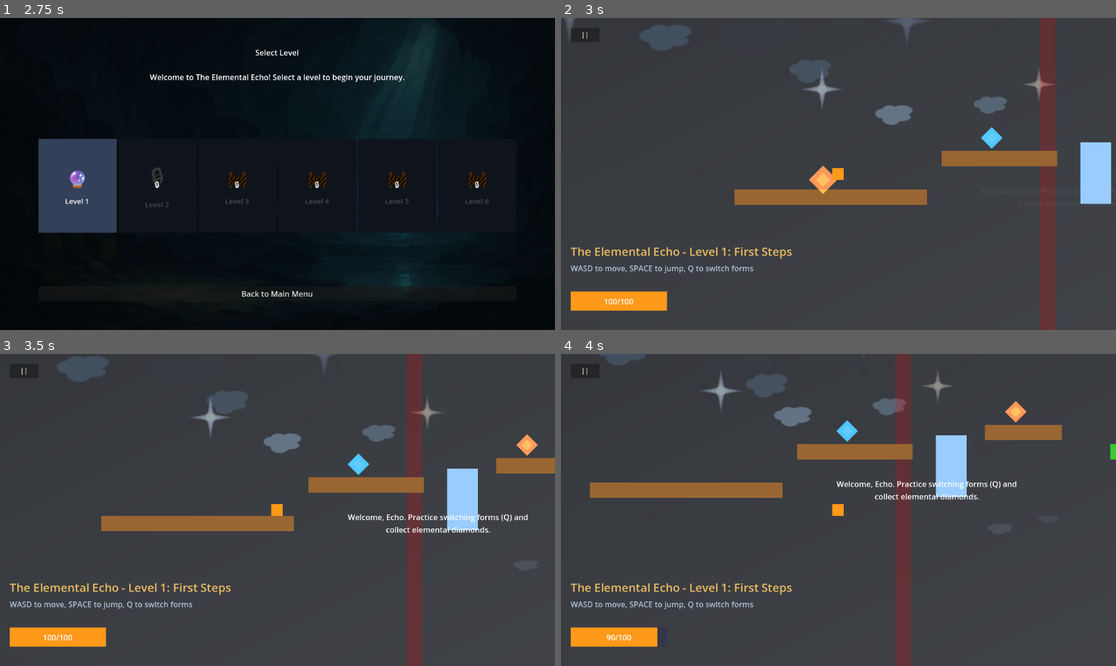
Above: before the commit, frames 1-4 (two rows, left to right).
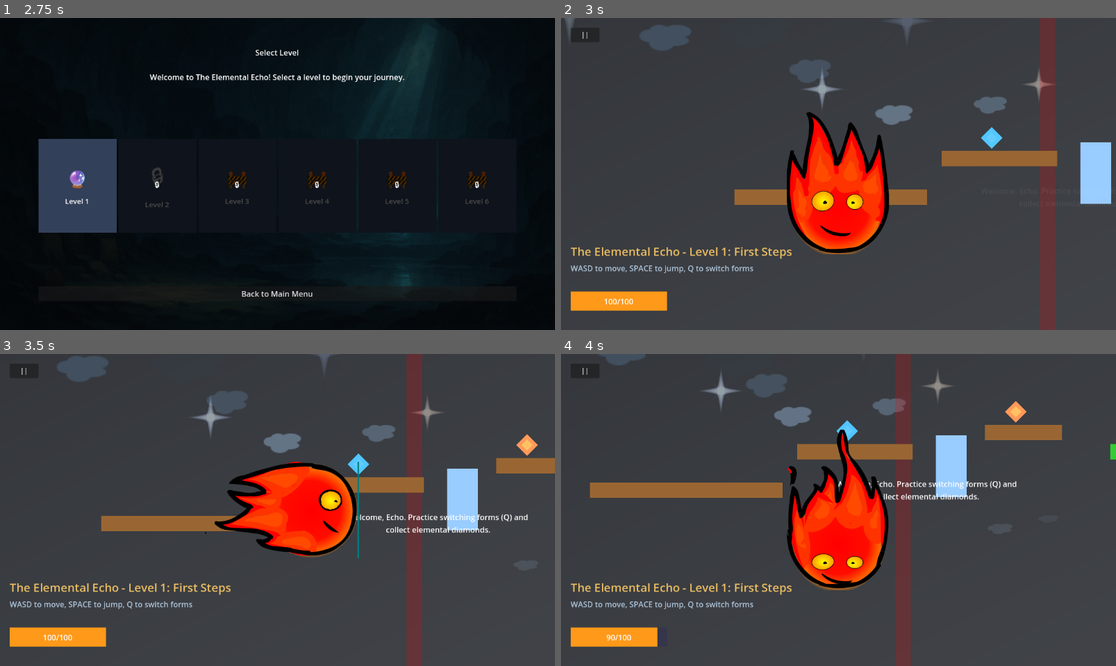
Above: after the commit, the same moments.

Repository: pranjalekhande/the-elemental-echo
Game: Godot game, scene res://scenes/ui/menus/StartMenu.tscn
Two runs of this game, one before a commit and one after it. Both use one fixed random seed, a clock stepped at 60 frames per second and the inputs below.
Inputs (mouse positions are in pixels of both pictures, inside the frame that each line leads up to):
- Up to frame 1 (2.75 s): click (416, 280) at 0.5 s; click "Back to Main Menu" at 1.25 s; click (416, 280) at 2 s
- Up to frame 2 (3 s): tap Enter (ui_accept) at 2.75 s; move the mouse to (638, 186) at 2.77 s; hold Right (ui_right) from 2.78 s (still down); tap Q at 2.85 s; click (638, 186) at 2.92 s
- Up to frame 3 (3.5 s): keep holding Right (ui_right); tap Enter (ui_accept) at 3.02 s
- Up to frame 4 (4 s): keep holding Right (ui_right); move the mouse to (727, 525) at 3.52 s; tap T at 3.6 s; tap Enter (ui_accept) at 3.77 s

Frame 1 is identical in both runs. In frame 2, 6.0% of the frame differs, in the area x 40-60%, y 30-76%; in frame 3, 5.5%; in frame 4, 5.9%.

Commit message:
added echo charachters

Diff:
--- a/scenes/EchoAnimatedSprite.tscn
+++ b/scenes/EchoAnimatedSprite.tscn
@@ -680,4 +680,4 @@
 position = Vector2(400, 300)
 sprite_frames = SubResource("SpriteFrames_fire_echo")
 animation = &"water_walk_left"
-frame_progress = 0.389144
+frame_progress = 0.257092
--- a/scenes/player/Echo.tscn
+++ b/scenes/player/Echo.tscn
@@ -1,7 +1,8 @@
-[gd_scene load_steps=5 format=3 uid="uid://c258t6ukqdor4"]
+[gd_scene load_steps=6 format=3 uid="uid://c258t6ukqdor4"]
 
 [ext_resource type="Script" uid="uid://ddj76dh0xede3" path="res://src/entities/player/Echo.gd" id="1"]
 [ext_resource type="Script" uid="uid://ct22reiy4cvnd" path="res://src/core/HealthComponent.gd" id="2"]
+[ext_resource type="PackedScene" uid="uid://bkggsdr77coqf" path="res://scenes/EchoAnimatedSprite.tscn" id="3"]
 
 [sub_resource type="CircleShape2D" id="CircleShape2D_1"]
 radius = 12.0
@@ -13,10 +14,10 @@
 collision_mask = 2
 script = ExtResource("1")
 
-[node name="Visual" type="Polygon2D" parent="."]
+[node name="AnimatedSprite" parent="." instance=ExtResource("3")]
 z_index = 10
-color = Color(1, 0.6, 0.1, 1)
-polygon = PackedVector2Array(-12, -12, 12, -12, 12, 12, -12, 12)
+position = Vector2(0, 0)
+animation = &"idle"
 
 [node name="Camera2D" type="Camera2D" parent="."]
 position = Vector2(1, 0)
--- a/src/entities/player/Echo.gd
+++ b/src/entities/player/Echo.gd
@@ -11,13 +11,17 @@
 var is_changing_form := false
 var overlapping_ice_walls: Array[Node] = []
 
-@onready var visual: Polygon2D = $Visual
+@onready var animated_sprite: AnimatedSprite2D = $AnimatedSprite
 @onready var interaction_area: Area2D = $InteractionArea
 @onready var collision_shape: CollisionShape2D = $CollisionShape2D
 @onready var health_component: HealthComponent = $HealthComponent
 @onready var health_bar_bg: ColorRect = $UI/HealthBar/Background
 @onready var health_bar_fg: ColorRect = $UI/HealthBar/ForegroundBar
 @onready var health_label: Label = $UI/HealthBar/Label
+
+# Animation state tracking
+var last_animation_name: String = ""
+var last_horizontal_input: float = 0.0
 
 func _ready() -> void:
 	# Add Echo to player group for easy finding
@@ -84,8 +88,10 @@
 	return current_form
 
 func _update_form_visual() -> void:
-	visual.color = ElementalForms.get_form_color(current_form)
 	_update_health_bar_color()
+	# Force animation update when form changes
+	last_animation_name = ""
+	_update_movement_animation()
 
 func _physics_process(delta: float) -> void:
 	# Store position before move
@@ -97,6 +103,8 @@
 
 	# Handle horizontal movement (left/right input)
 	var horizontal_input := Input.get_axis("ui_left", "ui_right")
+	last_horizontal_input = horizontal_input  # Track for animation system
+
 	if horizontal_input != 0:
 		velocity.x = horizontal_input * SPEED
 	else:
@@ -108,6 +116,9 @@
 
 	# Move the character
 	move_and_slide()
+
+	# Update animations based on current state
+	_update_movement_animation()
 
 	# Handle ice wall melting when moving into them
 	if current_form == 0:  # FIRE
@@ -128,6 +139,53 @@
 	var parent = area.get_parent()
 	overlapping_ice_walls.erase(parent)
 
+# Animation System Methods
+func _get_animation_name(base_animation: String) -> String:
+	"""Get form-aware animation name"""
+	if current_form == ElementalForms.Form.WATER:
+		return "water_" + base_animation
+	return base_animation
+
+func _get_current_movement_state() -> String:
+	"""Determine current movement state from physics"""
+	# Priority: jump > fall > walk > idle
+	if velocity.y < -50:  # Going up with threshold for small fluctuations
+		return "jump"
+	elif velocity.y > 50 and not is_on_floor():  # Going down and not on ground
+		return "fall"
+	elif abs(last_horizontal_input) > 0.1 and is_on_floor():  # Moving horizontally on ground
+		return "walk_right" if last_horizontal_input > 0 else "walk_left"
+	else:
+		return "idle"
+
+func _update_movement_animation() -> void:
+	"""Update animation based on current movement and form"""
+	if not animated_sprite:
+		return
+
+	var movement_state = _get_current_movement_state()
+	var animation_name = _get_animation_name(movement_state)
+
+	# Only update if animation changed (performance optimization)
+	if animation_name != last_animation_name:
+		if animated_sprite.sprite_frames and animated_sprite.sprite_frames.has_animation(animation_name):
+			animated_sprite.play(animation_name)
+			last_animation_name = animation_name
+		else:
+			push_warning("Animation not found: " + animation_name)
+
+	# Handle sprite direction for walking animations
+	_handle_sprite_direction()
+
+func _handle_sprite_direction() -> void:
+	"""Manage sprite flipping based on movement direction"""
+	if not animated_sprite:
+		return
+
+	# Only flip for horizontal movement to avoid flipping during jumps/falls
+	if abs(last_horizontal_input) > 0.1 and is_on_floor():
+		animated_sprite.flip_h = last_horizontal_input < 0
+
 # Health system methods
 func _on_health_changed(current_health: int, max_health: int) -> void:
 	# Update health bar fill
@@ -158,22 +216,28 @@
 
 func _show_healing_effect() -> void:
 	# Blue sparkle effect
+	if not animated_sprite:
+		return
+
 	var tween = create_tween()
 	tween.set_parallel(true)
-	tween.tween_property(visual, "modulate", Color.CYAN, 0.1)
+	tween.tween_property(animated_sprite, "modulate", Color.CYAN, 0.1)
 	tween.tween_callback(func():
 		var fade_tween = create_tween()
-		fade_tween.tween_property(visual, "modulate", Color.WHITE, 0.3)
+		fade_tween.tween_property(animated_sprite, "modulate", Color.WHITE, 0.3)
 	).set_delay(0.1)
 
 func _show_damage_effect() -> void:
 	# Red flash effect
+	if not animated_sprite:
+		return
+
 	var tween = create_tween()
 	tween.set_parallel(true)
-	tween.tween_property(visual, "modulate", Color.RED, 0.1)
+	tween.tween_property(animated_sprite, "modulate", Color.RED, 0.1)
 	tween.tween_callback(func():
 		var fade_tween = create_tween()
-		fade_tween.tween_property(visual, "modulate", Color.WHITE, 0.2)
+		fade_tween.tween_property(animated_sprite, "modulate", Color.WHITE, 0.2)
 	).set_delay(0.1)
 
 func _show_low_health_warning() -> void:
Not shown: 1 places in scenes/player/EchoAnimatedSprite.tscn that only renumber resources
